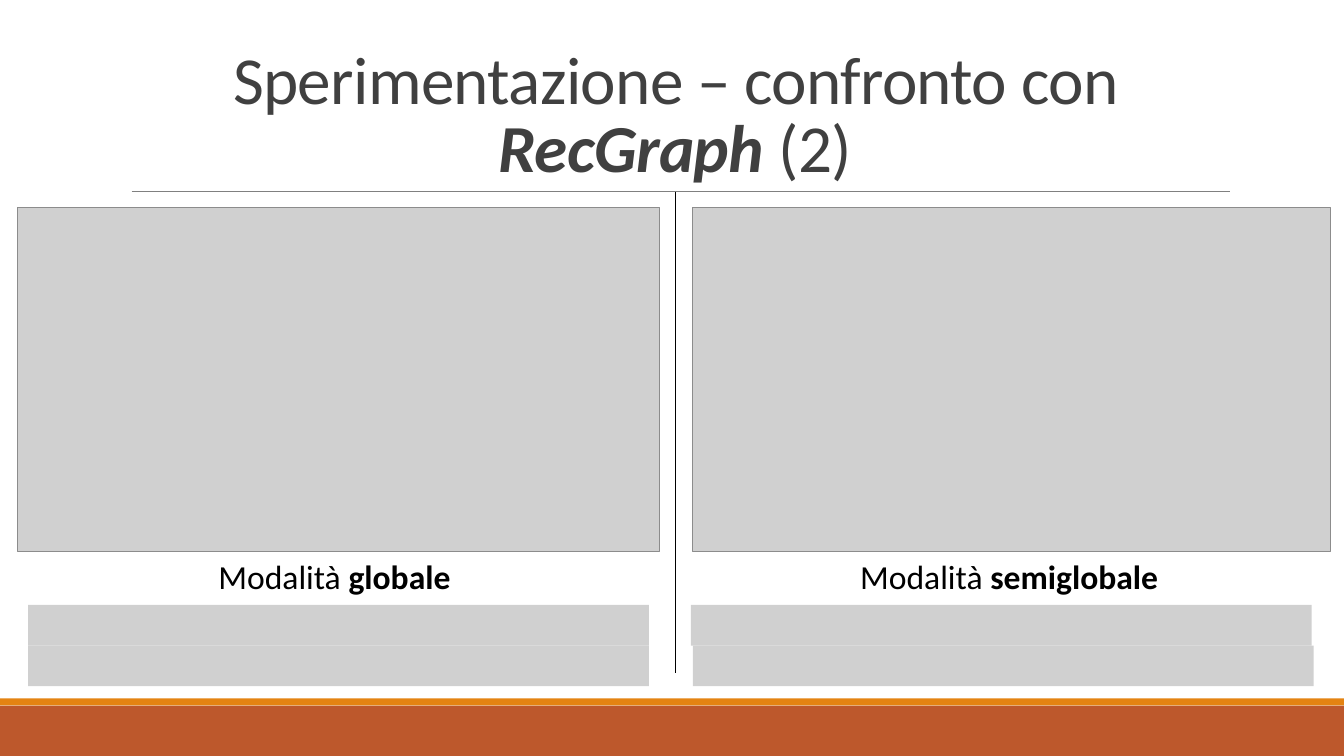
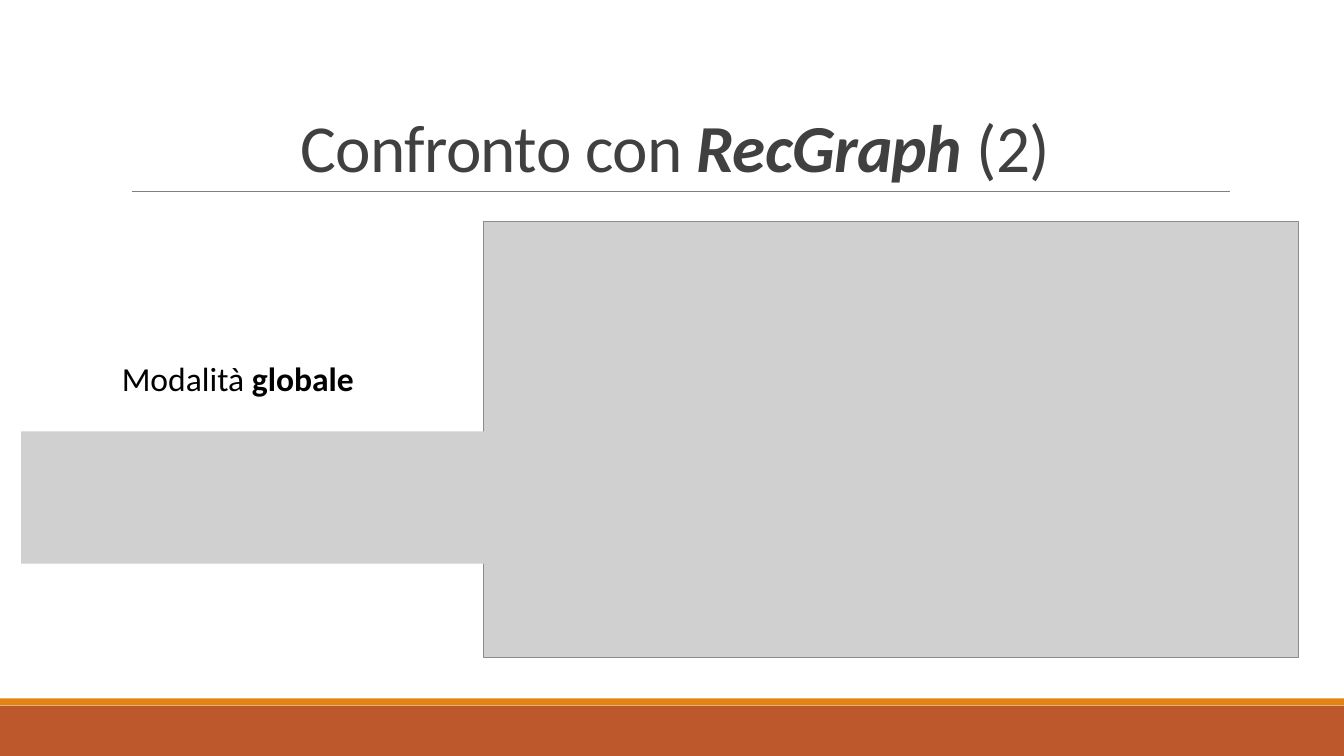
Before and after one commit to iFoxz17/WF_Recgraph, a slide deck: slide 16 of thesis_presentation.pptx (slide 10 before the commit). Drawn at 1344x756 pixels with LibreOffice and Linux fonts; fonts in the diff are those of the drawing; grey boxes stand for pictures; background and template pictures are left out. Boxes give left, top, right and bottom in pixels: in the first picture for what was removed or moved away, otherwise in the second. Text is boxed around its words. In the diff, an @@ line names an element or a change of style, - is before the commit and + after.

```diff
--- a/thesis_presentation.pptx
+++ b/thesis_presentation.pptx
@@ title at [301, 123, 1050, 183]: text changed @@
-Sperimentazione – confronto con RecGraph (2)
+Confronto con RecGraph (2)
@@ line removed from (676, 192) to (676, 674) @@
@@ picture removed at [693, 208, 1330, 552] @@
@@ picture: place and size @@
-picture at [17, 208, 659, 552]
+picture at [484, 222, 1299, 658]
@@ text "Modalità globale": place and size @@
-text "Modalità globale" at [218, 565, 451, 595]
+text "Modalità globale" at [122, 367, 354, 397]
@@ picture added at [21, 432, 495, 564] @@
@@ text removed at [860, 565, 1158, 595] @@
-Modalità semiglobale
@@ picture removed at [28, 605, 649, 645] @@
@@ picture removed at [691, 605, 1312, 645] @@
@@ picture removed at [28, 645, 649, 686] @@
@@ picture removed at [693, 645, 1314, 686] @@
```
Also in this commit, not shown: 8 other slides changed, 7 slides added, 1 slide removed, 1 other file.
